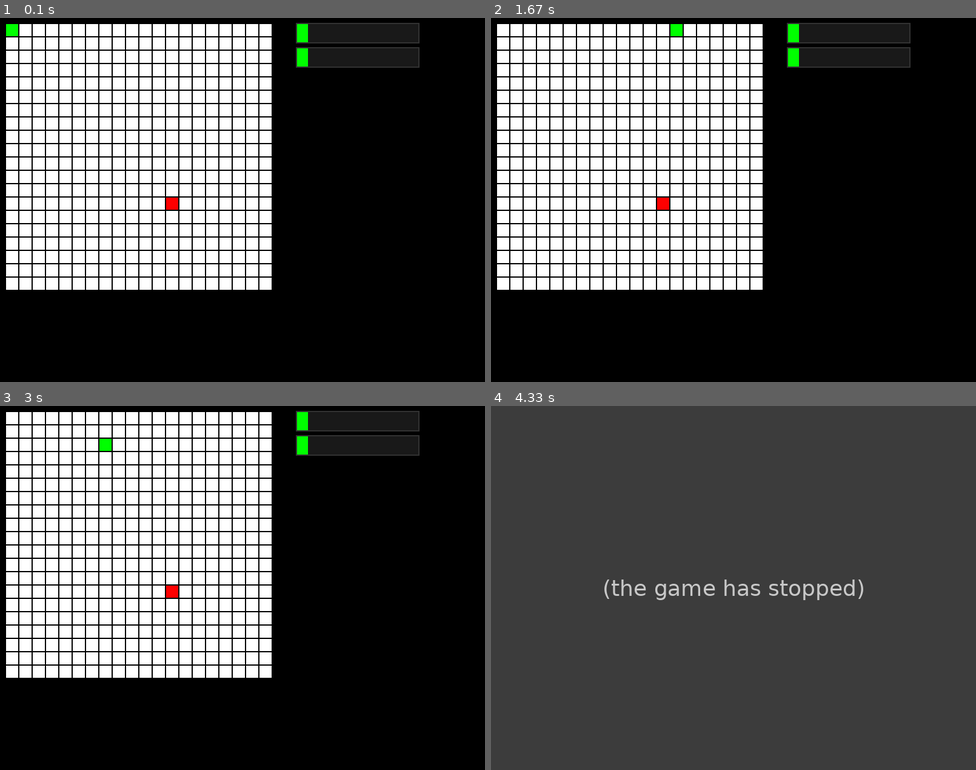
Above: before the commit, frames 1-4 (two rows, left to right).
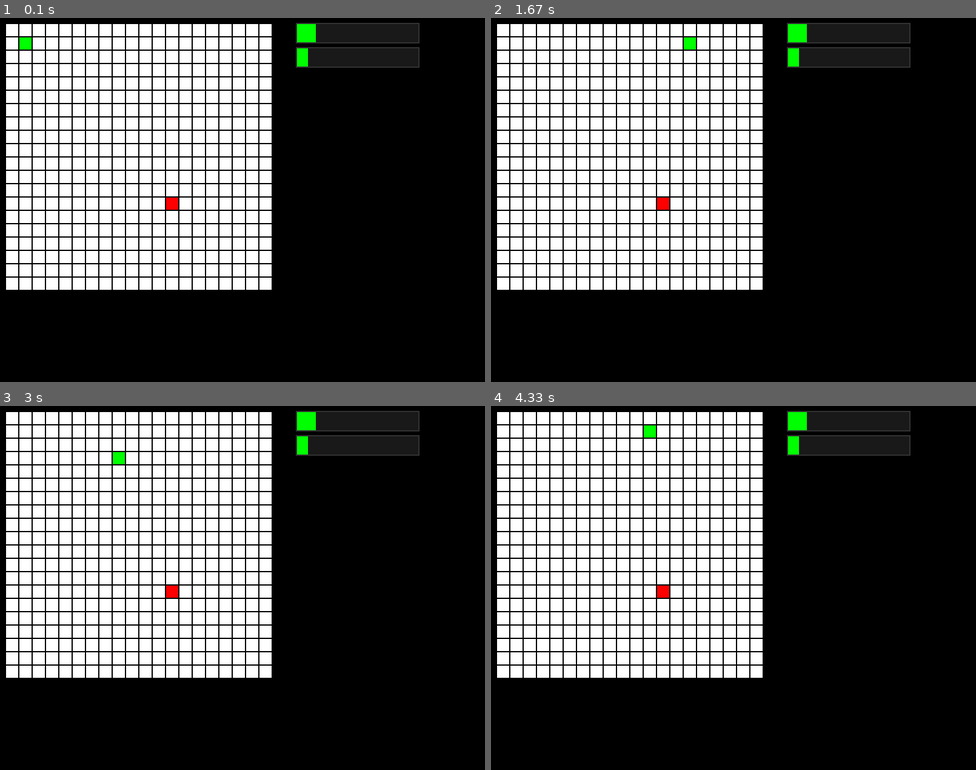
Above: after the commit, the same moments.

Repository: KonstBeliakov/pygame_snake
Game: pygame game, started from main.py
The game is run twice, just before and just after one commit, with the same random seed, the same clock (stepped at 60 frames per second) and the same inputs.
Inputs:
- Up to frame 1 (0.1 s): no input
- Up to frame 2 (1.67 s): no input
- Up to frame 3 (3 s): hold Left 1.83-2.37 s; hold Down 2.4-2.7 s; hold Left from 2.73 s (still down)
- Up to frame 4 (4.33 s): release Left at 3.13 s; hold Up 3.17-3.53 s; hold Right 3.57-4.2 s; hold Down from 4.23 s (still down)

The runs differ from the first frame. In frame 1, 0.2% of the frame differs, in the area x 1-66%, y 1-9%; in frame 2, 0.2%; in frame 3, 0.2%; in frame 4, 100%, in the area x 0-100%, y 0-100%.
Before the commit the program exited at 3.53 s; later frames show no game.

Commit message:
Логика карты перенесена в новый файл map.py Исправлен баг с появлением яблока в стене

Diff:
--- a/main.py
+++ b/main.py
@@ -6,15 +6,11 @@
 import progress_bar
 import item
 import snake
+import map
 
-def loadMap(level):
-    global map
-    map = []
-    with open(f'level{level}.txt', encoding='utf-8') as file:
-        for line in file.readlines():
-            map.append([int(i) for i in  line.split()])
+snake_map = map.Map()
 
-loadMap(1)
+snake_map.loadMap(1)
 
 pygame.init()
 screen = pygame.display.set_mode((800, 600))
@@ -32,13 +28,12 @@
 
 items = []
 apple_position = None
-#speed_apple_position = None
 
 gameOver = False
 
 cyclic_map = False
 
-level_progress_bar = progress_bar.ProgressBar(1, 10)
+level_progress_bar = progress_bar.ProgressBar(1, 6)
 level_progress_bar.set_position(n * (SELL_SIZE + 2) + 50, 10)
 level_progress_bar.set_size(200, 30)
 
@@ -64,16 +59,9 @@
     if keys[pygame.K_DOWN]:
         direction = 'DOWN'
 
-    temp_map = copy.deepcopy(map)
+    snake_map.draw(screen, snake, items, apple_position)
 
-    for i in snake.position:
-        temp_map[i[0]][i[1]] = 1
-    if apple_position:
-        temp_map[apple_position[0]][apple_position[1]] = 2
-    for i in items:
-        temp_map[i.position[0]][i.position[1]] = i.type
-
-    snake_event = snake.update(direction, temp_map, n)
+    snake_event = snake.update(direction, snake_map.updating_map, n)
 
     match snake_event:
         case 'GameOver':
@@ -83,14 +71,16 @@
             if snake.length == level_progress_bar.max_volume:
                 level_bar.add_volume(1)
                 level_progress_bar.set_volume(1)
-                snake.position = [(0, 0)]
+                snake.position = [(1, 1)]
                 snake.length = 1
-                loadMap(2)
+                direction = 'RIGHT'
+                snake_map.loadMap(2)
+                apple_position = None
             else:
                 level_progress_bar.set_volume(snake.length)
             if not items:
                 t = random.randrange(5)
-                pos = random.choice([(i, j) for i in range(n) for j in range(n) if not temp_map[i][j]])
+                pos = random.choice([(i, j) for i in range(n) for j in range(n) if not snake_map.updating_map[i][j]])
                 match t:
                     case 0:
                         items.append(item.Item(pos, 4, 'speed'))
@@ -106,30 +96,11 @@
                     del items[i]
 
     if not apple_position:
-        apple_position = random.choice([(i, j) for i in range(n) for j in range(n) if not temp_map[i][j]])
+        apple_position = random.choice([(i, j) for i in range(n) for j in range(n) if not snake_map.updating_map[i][j]])
 
-    for i in range(len(temp_map)):
-        for j in range(len(temp_map[i])):
-            match temp_map[i][j]:
-                case 0:
-                    color = (255, 255, 255)
-                case 1:
-                    color = (0, 255, 0)
-                case 2:
-                    color = (255, 0, 0)
-                case 3:
-                     color = (50, 50, 50)
-                case 4:
-                    color = (0, 255, 255)
-                case 5:
-                    color = (0, 100, 0)
+    level_progress_bar.draw(screen)
+    level_bar.draw(screen)
 
-            pygame.draw.rect(screen, color, pygame.Rect(10 + i * (SELL_SIZE + 2), 10 + j * (SELL_SIZE + 2),
-                                                        SELL_SIZE, SELL_SIZE))
+    snake.draw(screen)
 
-
-            level_progress_bar.draw(screen)
-            level_bar.draw(screen)
-
-            snake.draw(screen)
     pygame.display.flip()
--- /dev/null
+++ b/map.py
@@ -0,0 +1,48 @@
+import pygame
+import copy
+
+import snake
+import item
+
+class Map():
+    def __init__(self):
+        self.sell_size = 20
+        self.map_size = 20
+        self.map = []
+        self.updating_map = []
+
+    def loadMap(self, level):
+        self.map = []
+        with open(f'level{level}.txt', encoding='utf-8') as file:
+            for line in file.readlines():
+                self.map.append([int(i) for i in line.split()])
+
+    def draw(self, screen, snake, items, apple_position):
+        self.updating_map = copy.deepcopy(self.map)
+
+        for i in snake.position:
+            self.updating_map[i[0]][i[1]] = 1
+        if apple_position:
+            self.updating_map[apple_position[0]][apple_position[1]] = 2
+        for i in items:
+            self.updating_map[i.position[0]][i.position[1]] = i.type
+
+
+        for i in range(self.map_size):
+            for j in range(self.map_size):
+                match self.updating_map[i][j]:
+                    case 0:
+                        color = (255, 255, 255)
+                    case 1:
+                        color = (0, 255, 0)
+                    case 2:
+                        color = (255, 0, 0)
+                    case 3:
+                        color = (50, 50, 50)
+                    case 4:
+                        color = (0, 255, 255)
+                    case 5:
+                        color = (0, 100, 0)
+
+                pygame.draw.rect(screen, color, pygame.Rect(10 + i * (self.sell_size + 2),
+                                                            10 + j * (self.sell_size + 2), self.sell_size, self.sell_size))
--- a/snake.py
+++ b/snake.py
@@ -4,7 +4,7 @@
 
 class Snake():
     def __init__(self):
-        self.position = [(0, 0)]
+        self.position = [(1, 1)]
         self.length = 1
         self.speed = 8
         self.time = perf_counter()
